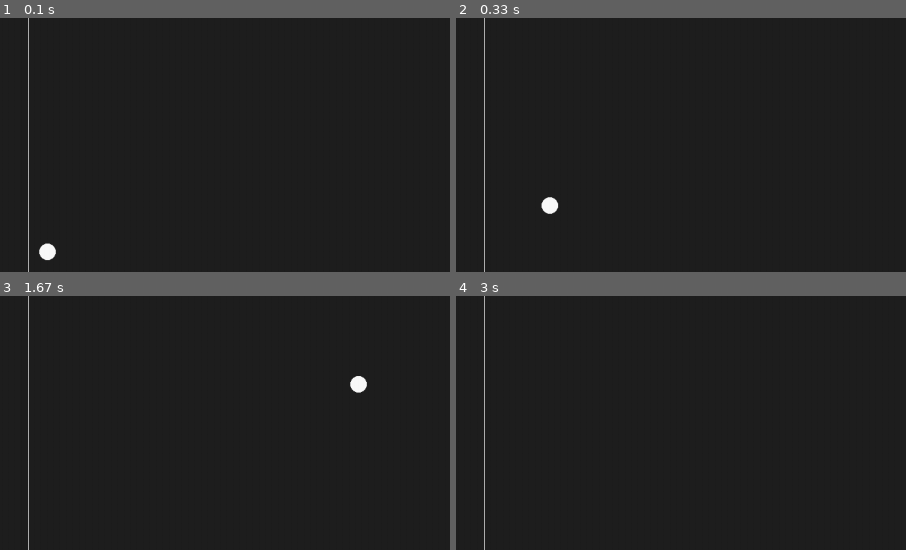
Above: before the commit, frames 1-4 (two rows, left to right).
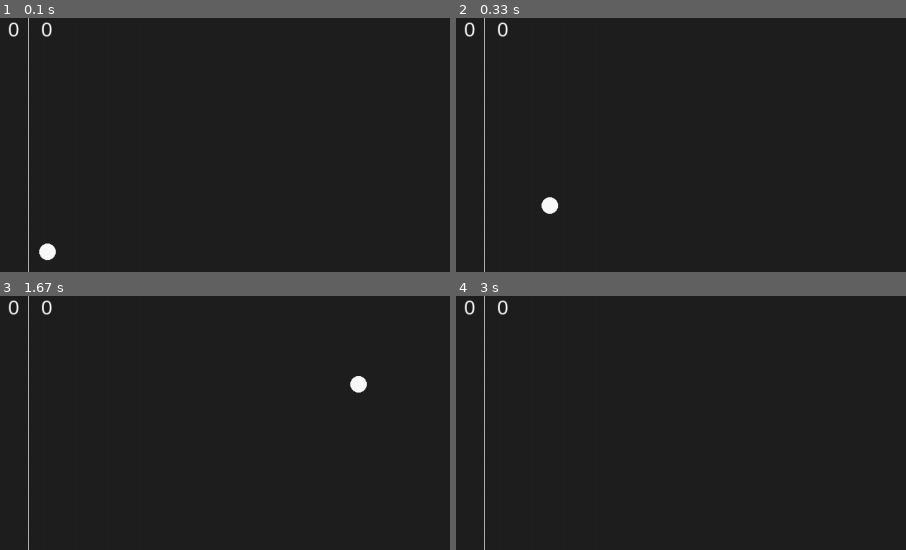
Above: after the commit, the same moments.

Repository: gargshi/Pong_game_Python
Game: pygame game, started from pong_using_pygame.py
Same seed, same stepped clock (60 frames per second), same inputs: the game is played once before the commit and once after it.
Inputs:
- Up to frame 1 (0.1 s): no input
- Up to frame 2 (0.33 s): no input
- Up to frame 3 (1.67 s): hold Up 0.33-0.8 s; hold Down 0.83-1.13 s; hold Up 1.17-1.53 s; hold Down from 1.57 s (still down)
- Up to frame 4 (3 s): release Down at 1.93 s; hold Up 1.97-2.27 s; hold Down 2.3-2.6 s; hold Up from 2.63 s (still down)
The pictures show only the part of the screen within x 47-97%, y 0-50%; the shares and areas given below are measured in that part.

The runs differ from the first frame. In frame 1, 0.2% of the frame differs, in the area x 1-12%, y 1-8%; in frame 2, 0.2%; in frame 3, 0.2%; in frame 4, 0.2%.

Commit message:
Added scoreboard to Game

Diff:
--- a/pong_using_pygame.py
+++ b/pong_using_pygame.py
@@ -19,6 +19,9 @@
 PADDLE_SPEED = 0
 PADDLE_SPEED_STEP = 8
 OPPONENT_SPEED = 20 ### opponent ai paddle speed
+PLAYER_SCORE=0
+OPPONENT_SCORE=0
+SCOREBOARD_FONT=pygame.font.SysFont("Arial",30)
 
 BALL_SPEED_X *= random.choice((1,-1))
 BALL_SPEED_Y *= random.choice((1,-1))
@@ -93,9 +96,10 @@
             if event.key == pygame.K_UP:
                 PADDLE_SPEED += PADDLE_SPEED_STEP
 
+    #logic for game
     BALL_SPEED_X, BALL_SPEED_Y = ball_motion(BALL_SPEED_X, BALL_SPEED_Y)  # function call for ball movement
     player_movement()  # function call for player paddle movement
-    opponent_movement_ai() #function call for AI
+    opponent_movement_ai() # function call for AI
 
     # draw the shapes
     screen.fill(bg_col)
@@ -104,5 +108,12 @@
     pygame.draw.ellipse(screen, light_grey, ball)
     pygame.draw.aaline(screen, light_grey, (SCREEN_WIDTH / 2, 0), (SCREEN_WIDTH / 2, SCREEN_HEIGHT))
 
+    #rendering the scores (use another surface for the same then render it on the screen.)
+    player_text = SCOREBOARD_FONT.render(f"{PLAYER_SCORE}", True, light_grey)
+    opponent_text = SCOREBOARD_FONT.render(f"{OPPONENT_SCORE}", True, light_grey)
+    screen.blit(player_text, (700, 0))
+    screen.blit(opponent_text, (650, 0))
+
+
     pygame.display.flip()
     clock.tick(60)
